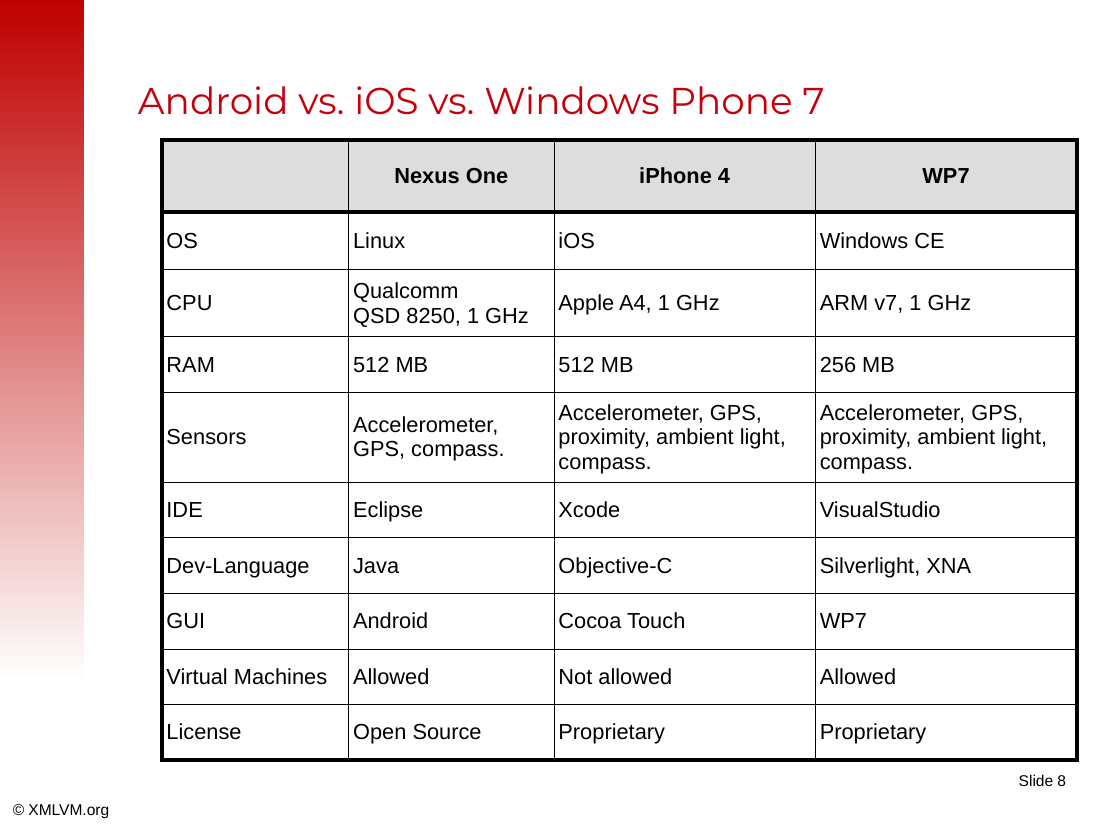
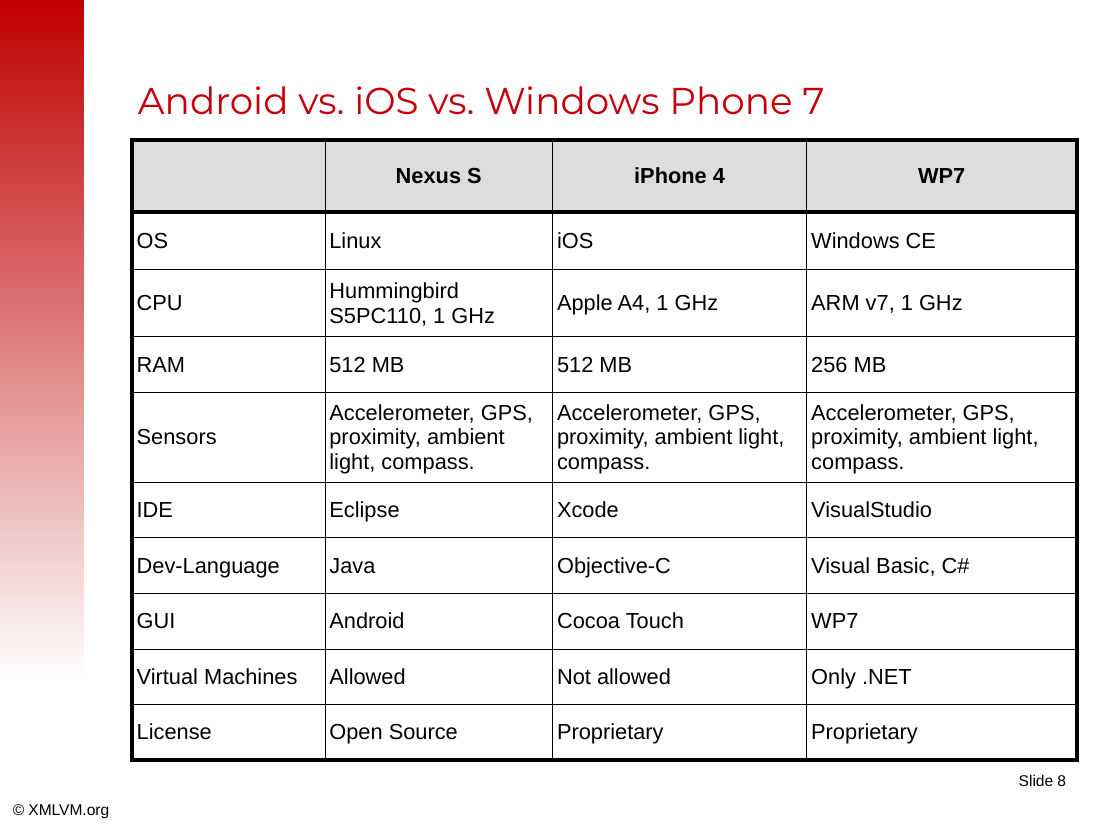
Before and after one commit to tisoft/xmlvm, a slide deck: slide 8 of doc/slides/android2iphone-master.odp. Drawn at 1120x840 pixels with LibreOffice and Linux fonts; fonts in the diff are those of the drawing; background and template pictures are left out. Boxes give left, top, right and bottom in pixels: in the first picture for what was removed or moved away, otherwise in the second. Text is boxed around its words. In the diff, an @@ line names an element or a change of style, - is before the commit and + after.

```diff
--- a/doc/slides/android2iphone-master.odp
+++ b/doc/slides/android2iphone-master.odp
@@ table at box(132, 140, 1076, 757) @@
-row 1, column 2: Nexus One
+row 1, column 2: Nexus S
-row 3, column 2: Qualcomm / QSD 8250, 1 GHz
+row 3, column 2: Hummingbird / S5PC110, 1 GHz
-row 5, column 2: Accelerometer, GPS, compass.
+row 5, column 2: Accelerometer, GPS, proximity, ambient light, compass.
-row 7, column 4: Silverlight, XNA
+row 7, column 4: Visual Basic, C#
-row 9, column 4: Allowed
+row 9, column 4: Only .NET
@@ table: place and size @@
-table at box(162, 140, 1076, 757)
+table at box(132, 140, 1076, 757)
```
Also in this commit, not shown: 20 other slides changed, 4 slides added, 1 slide removed.
